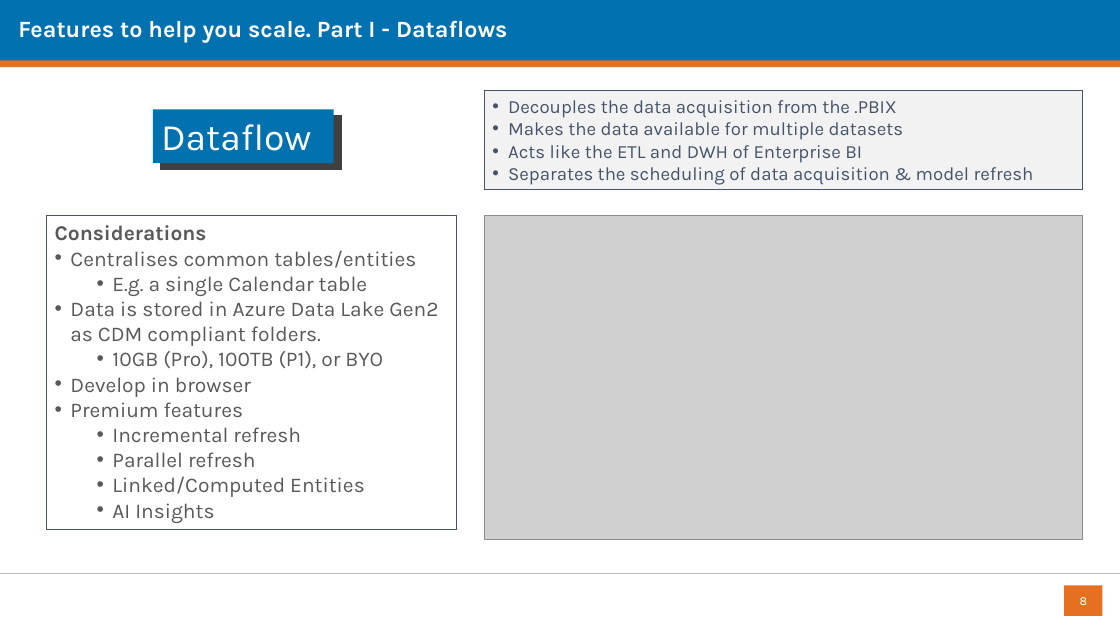
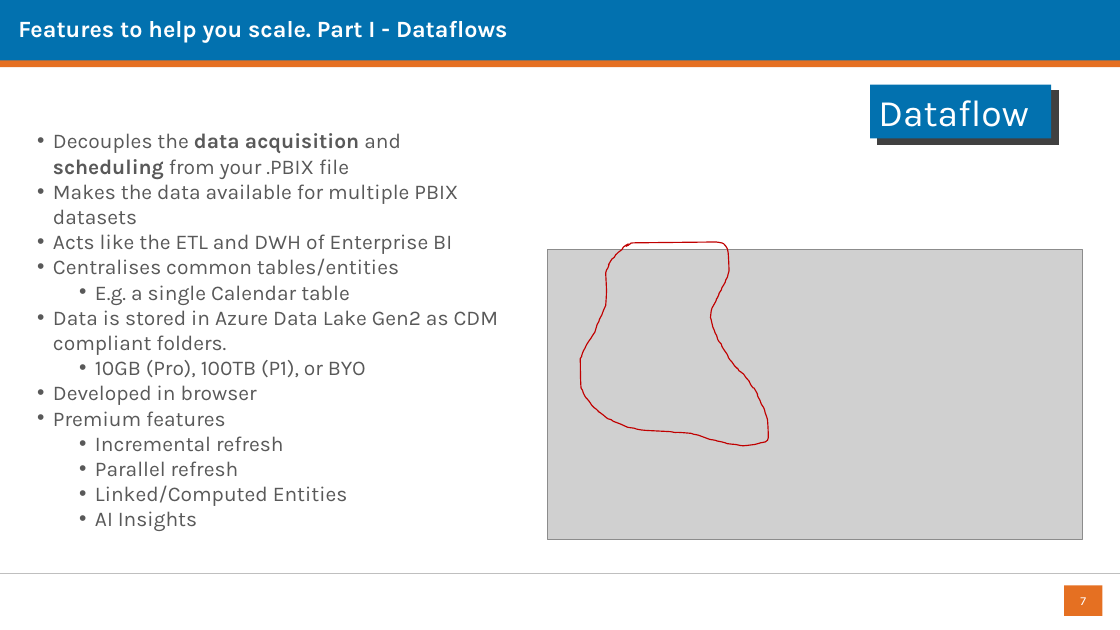
Before and after one commit to datalineo/sessions, a slide deck: slide 7 of Evolve Power BI Architecture/Evolving your Power BI Architecture using Dataflows and Shared Datasets.pptx (slide 8 before the commit). Drawn at 1120x630 pixels with LibreOffice and Linux fonts; fonts in the diff are those of the drawing; grey boxes stand for pictures; background and template pictures are left out. Boxes give left, top, right and bottom in pixels: in the first picture for what was removed or moved away, otherwise in the second. Text is boxed around its words. In the diff, an @@ line names an element or a change of style, - is before the commit and + after.

```diff
--- a/Evolve Power BI Architecture/Evolving your Power BI Architecture using Dataflows and Shared Datasets.pptx
+++ b/Evolve Power BI Architecture/Evolving your Power BI Architecture using Dataflows and Shared Datasets.pptx
@@ rectangle "Dataflows": place and size @@
-rectangle "Dataflows" at (153,109,334,163)
+rectangle "Dataflows" at (870,85,1051,139)
@@ rectangle removed at (484,91,1083,190) @@
-• Decouples the data acquisition from the .PBIX
-• Makes the data available for multiple datasets
-• Acts like the ETL and DWH of Enterprise BI
-• Separates the scheduling of data acquisition & model refresh
@@ rectangle: place and size @@
-rectangle at (160,115,341,169)
+rectangle at (878,91,1059,145)
@@ text "Decouples the data acquisition and ...": place and size @@
-text "Decouples the data acquisition and ..." at (46,216,456,530)
+text "Decouples the data acquisition and ..." at (53,133,499,531)
@@ text "Decouples the data acquisition and ..." at (53,133,499,531): outline #44546A 0.75 pt to none @@
@@ text at (53,133,458,254): text changed; bold off @@
-Considerations
+• Decouples the data acquisition and scheduling from your .PBIX file
+• Makes the data available for multiple PBIX datasets
+• Acts like the ETL and DWH of Enterprise BI
@@ picture: place and size @@
-picture at (484,216,1083,539)
+picture at (547,250,1083,539)
@@ freeform shape added at (581,242,769,446), outline #C00000 1 pt @@
@@ text at (53,385,257,405): text changed @@
-• Develop in browser
+• Developed in browser
@@ page number at (1080,597,1086,605): text changed @@
-8
+7
```
Also in this commit, not shown: 3 other slides changed, 1 slide removed, 1 other file.
